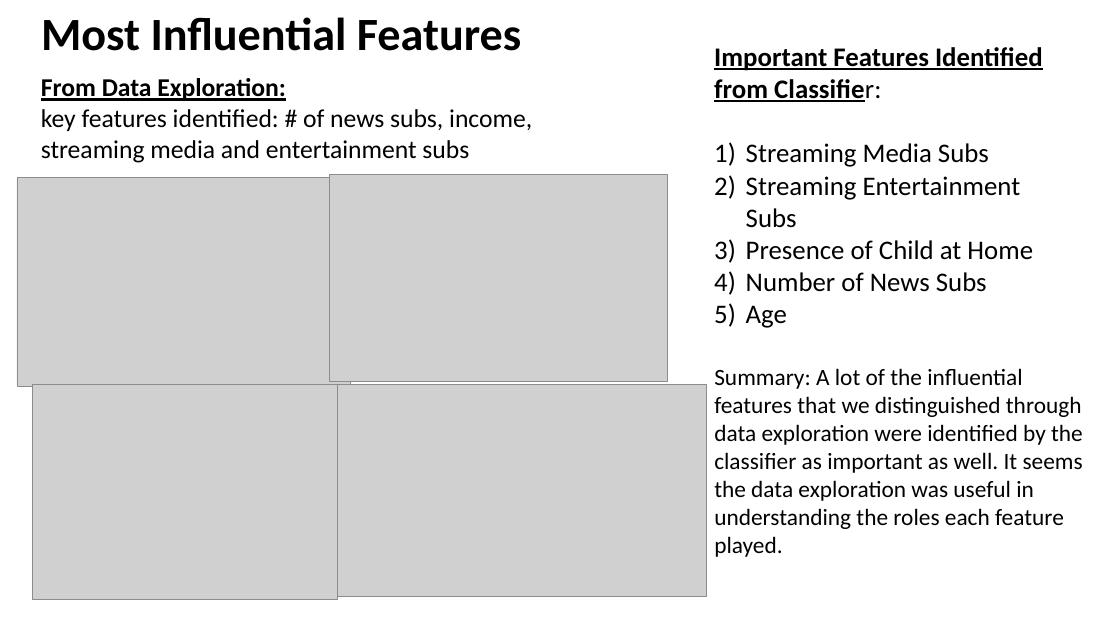
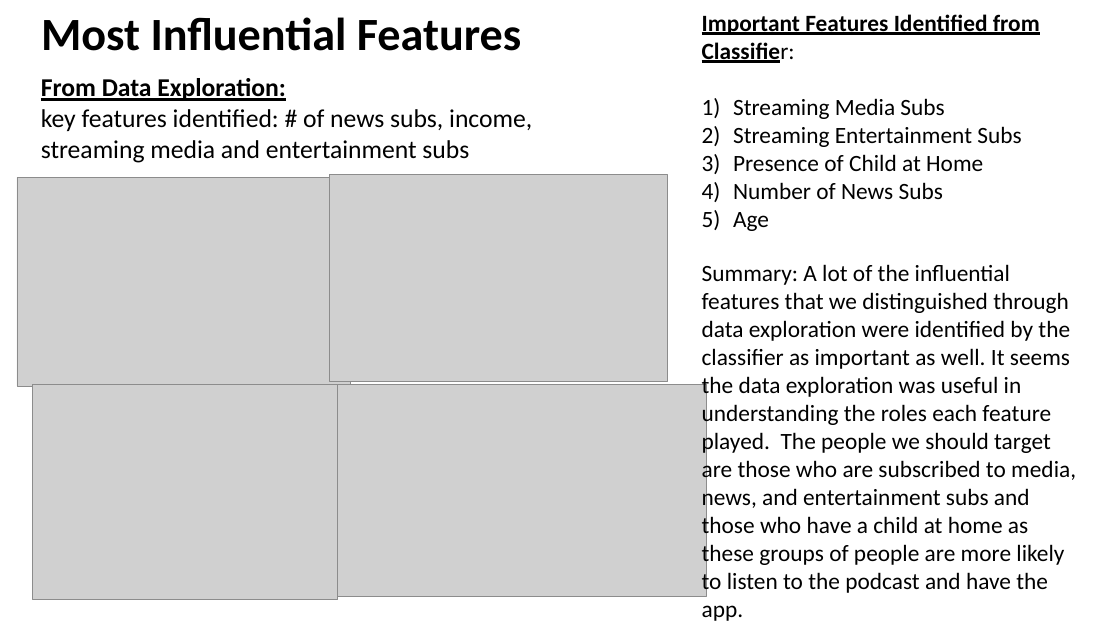
Before and after one commit to npusarla/Data-Science-Challenge, a slide deck: slide 2 of ML/Key_Insights.pptx. Drawn at 1120x630 pixels with LibreOffice and Linux fonts; fonts in the diff are those of the drawing; grey boxes stand for pictures. Boxes give left, top, right and bottom in pixels: in the first picture for what was removed or moved away, otherwise in the second. Text is boxed around its words. In the diff, an @@ line names an element or a change of style, - is before the commit and + after.

```diff
--- a/ML/Key_Insights.pptx
+++ b/ML/Key_Insights.pptx
@@ text "Important Features Identified from Classifier:": place and size @@
-text "Important Features Identified from Classifier:" at (714, 47, 1043, 328)
+text "Important Features Identified from Classifier:" at (702, 14, 1040, 231)
@@ text "Important Features Identified from Classifier:" at (702, 14, 1040, 231): size 23 to 20 pt @@
@@ text at (702, 264, 1076, 621): text changed @@
-Summary: A lot of the influential features that we distinguished through data exploration were identified by the classifier as important as well. It seems the data exploration was useful in understanding the roles each feature played.
+Summary: A lot of the influential features that we distinguished through data exploration were identified by the classifier as important as well. It seems the data exploration was useful in understanding the roles each feature played. The people we should target are those who are subscribed to media, news, and entertainment subs and those who have a child at home as these groups of people are more likely to listen to the podcast and have the app.
```
Also in this commit, not shown: 1 other slide changed, 5 other files.
